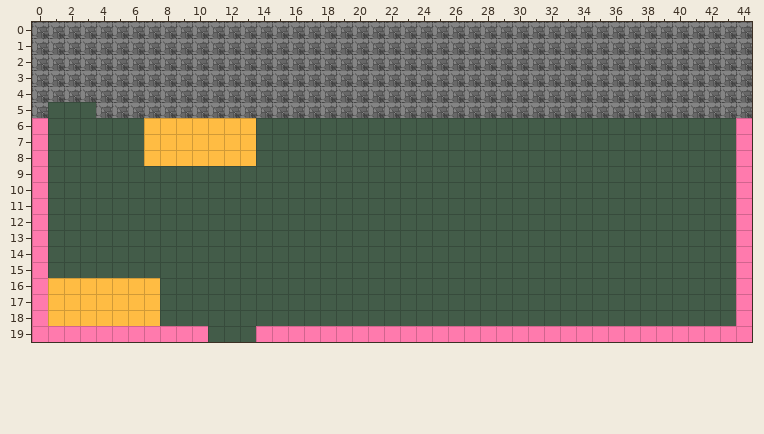
A Tiled map gets an edit: assets/data/ruinentrance.tmx. Above: the version before the commit.
Cells are 16x16 px. Shown: x 0..44, y 0..19. Tiles whose own drawing changed are shown in their newer look in all pictures.
The result:
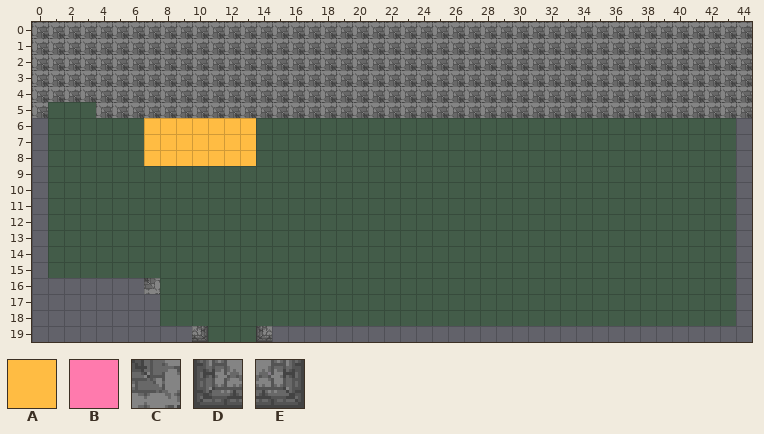
Key: from "tileset.png": A 3, B 32, C 61, D 62, E 63.
_ is an empty cell, . an unchanged one.
Difference:
--- layer "base"
@@ x 0..44 @@
- 6 B...........................................B
- 7 B...........................................B
- 8 B...........................................B
- 9 B...........................................B
-10 B...........................................B
-11 B...........................................B
-12 B...........................................B
-13 B...........................................B
-14 B...........................................B
-15 B...........................................B
-16 BAAAAAAA....................................B
-17 BAAAAAAA....................................B
-18 BAAAAAAA....................................B
-19 BBBBBBBBBBB...BBBBBBBBBBBBBBBBBBBBBBBBBBBBBBB
+ 6 _..........................................._
+ 7 _..........................................._
+ 8 _..........................................._
+ 9 _..........................................._
+10 _..........................................._
+11 _..........................................._
+12 _..........................................._
+13 _..........................................._
+14 _..........................................._
+15 _..........................................._
+16 _______C...................................._
+17 ________...................................._
+18 ________...................................._
+19 __________E...D______________________________
Boxes around the changes in both pictures, in picture pixels (x1, y1, x2, y2):
changed: (32, 118, 208, 342)
changed: (256, 118, 752, 342)
